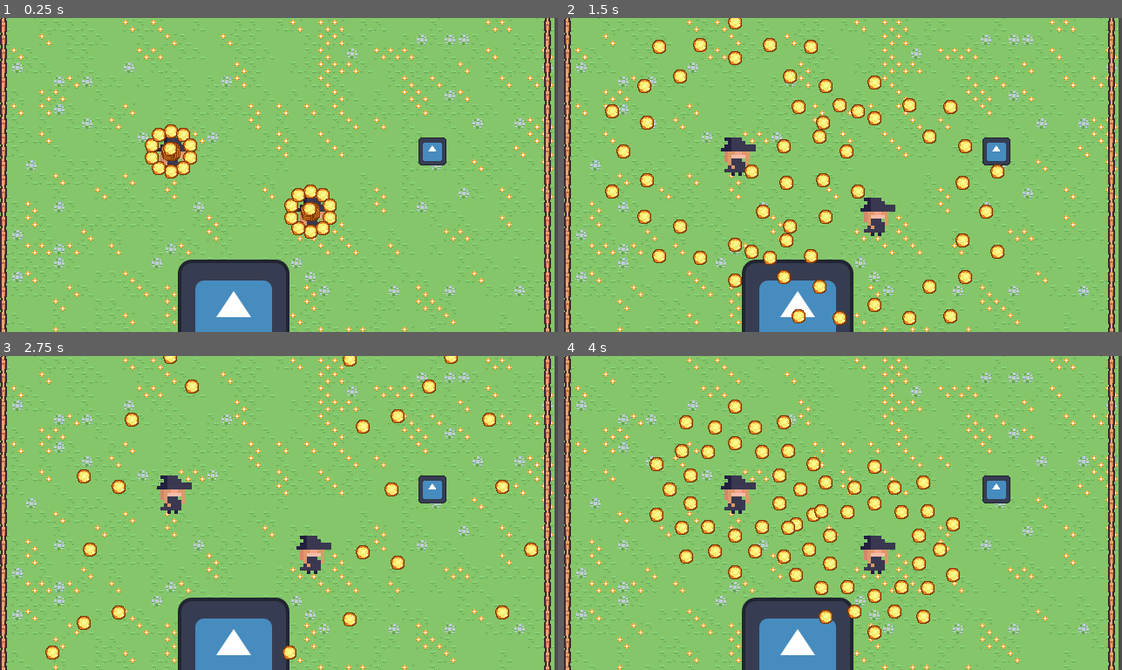
Above: before the commit, frames 1-4 (two rows, left to right).
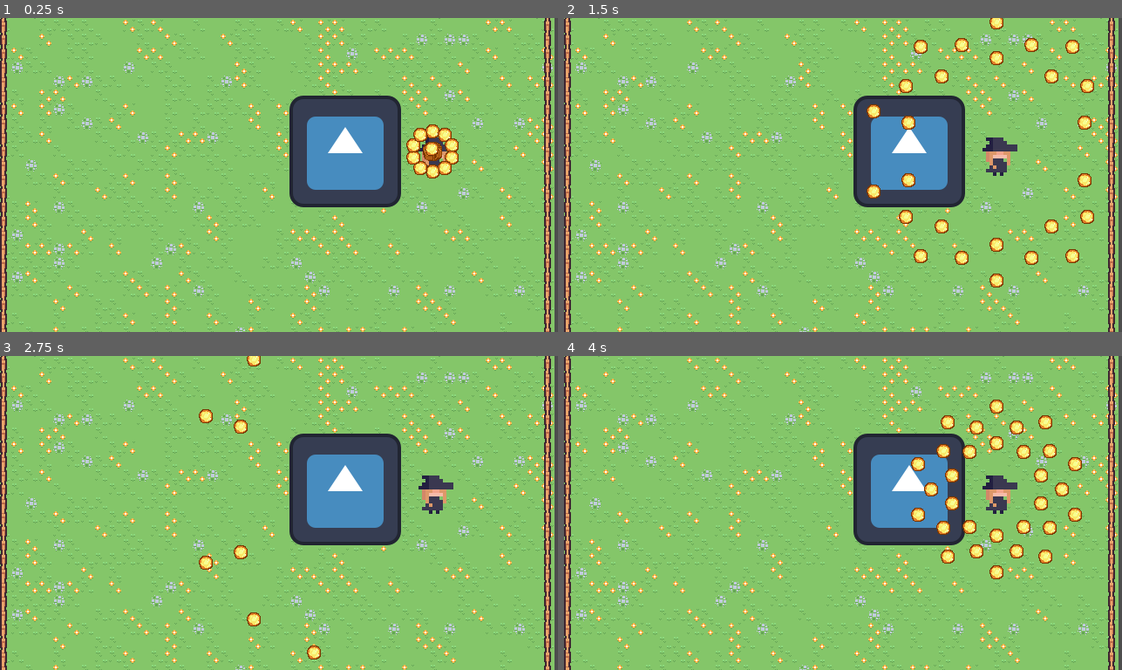
Above: after the commit, the same moments.

Repository: Ena-ki/Buglike
Game: Godot game, scene res://scenes/game/game.tscn
The game is run twice, just before and just after one commit, with the same random seed, the same clock (stepped at 60 frames per second) and the same inputs. The engine's default icon, where the game draws it, is replaced by a stand-in: a white triangle on a blue panel in a dark square.
Inputs:
- Up to frame 1 (0.25 s): no input
- Up to frame 2 (1.5 s): tap Enter (ui_accept) at 0.5, 0.6, 0.77, 1.07, 1.35 s
- Up to frame 3 (2.75 s): tap Enter (ui_accept) at 1.52, 1.82, 2.1 s
- Up to frame 4 (4 s): tap Enter (ui_accept) at 2.85, 3.02, 3.32, 3.6, 3.77 s

The runs differ from the first frame. In frame 1, 15% of the frame differs, in the area x 25-83%, y 24-100%; in frame 2, 19%; in frame 3, 15%; in frame 4, 20%, in the area x 15-93%, y 13-100%.

Commit message:
오류수정 및 스킬2 완성

Diff:
--- a/scenes/boss/boss.tscn
+++ b/scenes/boss/boss.tscn
@@ -28,8 +28,9 @@
 [node name="BossAbility1" parent="." instance=ExtResource("3_atjq5")]
 projectile_scene = ExtResource("4_0xsra")
 
-[node name="StateMachine" type="Node" parent="."]
+[node name="StateMachine" type="Node" parent="." node_paths=PackedStringArray("initial_state")]
 script = ExtResource("5_dlpkd")
+initial_state = NodePath("Idle")
 metadata/_custom_type_script = "uid://cspsulj7rn1ts"
 
 [node name="Died" type="Node" parent="StateMachine"]
--- a/scenes/game/game.tscn
+++ b/scenes/game/game.tscn
@@ -1,9 +1,7 @@
-[gd_scene load_steps=5 format=3 uid="uid://bp5qp4h7nvx2k"]
+[gd_scene load_steps=3 format=3 uid="uid://bp5qp4h7nvx2k"]
 
 [ext_resource type="Script" uid="uid://8ndepm6glc8c" path="res://scripts/game.gd" id="1_0sr1o"]
 [ext_resource type="PackedScene" uid="uid://bx2nloye6f0vx" path="res://scenes/levels/level_1.tscn" id="1_sul5r"]
-[ext_resource type="PackedScene" uid="uid://eyrcgijxb4gq" path="res://scenes/player/player.tscn" id="4_kelw5"]
-[ext_resource type="PackedScene" uid="uid://n12dsxsgx66h" path="res://scenes/boss/boss.tscn" id="4_lfrn8"]
 
 [node name="Game" type="Node"]
 script = ExtResource("1_0sr1o")
@@ -15,9 +13,3 @@
 
 [node name="Level1" parent="." instance=ExtResource("1_sul5r")]
 metadata/_edit_lock_ = true
-
-[node name="Player" parent="." instance=ExtResource("4_kelw5")]
-position = Vector2(272, 388)
-
-[node name="Boss" parent="." instance=ExtResource("4_lfrn8")]
-position = Vector2(360, 269)
--- a/scenes/levels/level_1.tscn
+++ b/scenes/levels/level_1.tscn
@@ -1,7 +1,7 @@
 [gd_scene load_steps=4 format=4 uid="uid://bx2nloye6f0vx"]
 
 [ext_resource type="TileSet" uid="uid://c4cfirdwuhs1" path="res://res/tile sets/tileset.tres" id="1_ksju7"]
-[ext_resource type="PackedScene" uid="uid://eyrcgijxb4gq" path="res://scenes/player/player.tscn" id="2_nsrm0"]
+[ext_resource type="PackedScene" uid="uid://eyrcgijxb4gq" path="res://scenes/player/classes/player.tscn" id="2_nsrm0"]
 [ext_resource type="PackedScene" uid="uid://n12dsxsgx66h" path="res://scenes/boss/boss.tscn" id="3_nsrm0"]
 
 [node name="Level1" type="Node2D"]
@@ -14,10 +14,9 @@
 tile_map_data = PackedByteArray("AAAAABwAAAALAAQAAAAnABwAAAAIAAQAAAAnABsAAAALAAQAAAAnABoAAAAIAAQAAAAnABkAAAALAAQAAAAnAB …(2416 unchanged characters)…
 tile_set = ExtResource("1_ksju7")
 
+[node name="Boss" parent="." instance=ExtResource("3_nsrm0")]
+position = Vector2(500, 200)
+
 [node name="Player" parent="." instance=ExtResource("2_nsrm0")]
-position = Vector2(500, 200)
-scale = Vector2(0.25, 0.25)
+position = Vector2(400, 200)
 player_number = 1
-
-[node name="Boss" parent="." instance=ExtResource("3_nsrm0")]
-position = Vector2(200, 200)
--- a/scenes/levels/test_level.tscn
+++ b/scenes/levels/test_level.tscn
@@ -1,6 +1,6 @@
 [gd_scene load_steps=2 format=3 uid="uid://bwbsj7yjydvy0"]
 
-[ext_resource type="PackedScene" uid="uid://eyrcgijxb4gq" path="res://scenes/player/player.tscn" id="1_jbqir"]
+[ext_resource type="PackedScene" uid="uid://eyrcgijxb4gq" path="res://scenes/player/classes/player.tscn" id="1_jbqir"]
 
 [node name="TestLevel" type="Node2D"]
 
--- /dev/null
+++ b/scenes/player/classes/player.tscn
@@ -0,0 +1,40 @@
+[gd_scene load_steps=8 format=3 uid="uid://eyrcgijxb4gq"]
+
+[ext_resource type="Script" uid="uid://c0gu0i0i661ml" path="res://scripts/player/player.gd" id="1_ftvqt"]
+[ext_resource type="Script" uid="uid://cspsulj7rn1ts" path="res://scripts/utilities/state_machine.gd" id="2_b545k"]
+[ext_resource type="Script" uid="uid://bodqv4t1h7xfi" path="res://scripts/player/states/player_states/idle.gd" id="3_2w0l0"]
+[ext_resource type="Script" uid="uid://dunlobgsiby58" path="res://scripts/player/states/player_states/walking.gd" id="4_wgtmg"]
+[ext_resource type="Script" uid="uid://crcegpih1b8uj" path="res://scripts/player/states/player_states/died.gd" id="5_0q51r"]
+[ext_resource type="Script" uid="uid://jl8t07k8n5r4" path="res://scripts/player/states/player_states/damaged.gd" id="6_neo2s"]
+
+[sub_resource type="CircleShape2D" id="CircleShape2D_avlhq"]
+radius = 12.0416
+
+[node name="Player" type="CharacterBody2D" node_paths=PackedStringArray("state_machine")]
+script = ExtResource("1_ftvqt")
+player_number = 2
+state_machine = NodePath("StateMachine")
+
+[node name="CollisionShape2D" type="CollisionShape2D" parent="."]
+shape = SubResource("CircleShape2D_avlhq")
+
+[node name="StateMachine" type="Node" parent="." node_paths=PackedStringArray("initial_state")]
+script = ExtResource("2_b545k")
+initial_state = NodePath("Idle")
+metadata/_custom_type_script = "uid://cspsulj7rn1ts"
+
+[node name="Idle" type="Node" parent="StateMachine"]
+script = ExtResource("3_2w0l0")
+metadata/_custom_type_script = "uid://bodqv4t1h7xfi"
+
+[node name="Walking" type="Node" parent="StateMachine"]
+script = ExtResource("4_wgtmg")
+metadata/_custom_type_script = "uid://dunlobgsiby58"
+
+[node name="Died" type="Node" parent="StateMachine"]
+script = ExtResource("5_0q51r")
+metadata/_custom_type_script = "uid://crcegpih1b8uj"
+
+[node name="Damaged" type="Node" parent="StateMachine"]
+script = ExtResource("6_neo2s")
+metadata/_custom_type_script = "uid://jl8t07k8n5r4"
--- a/scenes/player/player.tscn
+++ /dev/null
@@ -1,42 +0,0 @@
-[gd_scene load_steps=9 format=3 uid="uid://eyrcgijxb4gq"]
-
-[ext_resource type="Script" uid="uid://c0gu0i0i661ml" path="res://scripts/player/player.gd" id="1_avlhq"]
-[ext_resource type="PackedScene" uid="uid://bavmnvrdmt2ec" path="res://scenes/player/classes/warrior_player_class.tscn" id="2_0owmy"]
-[ext_resource type="Script" uid="uid://cspsulj7rn1ts" path="res://scripts/utilities/state_machine.gd" id="5_qek5x"]
-[ext_resource type="Script" uid="uid://bodqv4t1h7xfi" path="res://scripts/player/states/player_states/idle.gd" id="6_5gtgg"]
-[ext_resource type="Script" uid="uid://dunlobgsiby58" path="res://scripts/player/states/player_states/walking.gd" id="7_h17s1"]
-[ext_resource type="Script" uid="uid://crcegpih1b8uj" path="res://scripts/player/states/player_states/died.gd" id="8_qek5x"]
-[ext_resource type="Script" uid="uid://jl8t07k8n5r4" path="res://scripts/player/states/player_states/damaged.gd" id="9_5gtgg"]
-
-[sub_resource type="CircleShape2D" id="CircleShape2D_avlhq"]
-radius = 12.0416
-
-[node name="Player" type="CharacterBody2D" node_paths=PackedStringArray("state_machine")]
-script = ExtResource("1_avlhq")
-player_number = 2
-player_class_scene = ExtResource("2_0owmy")
-state_machine = NodePath("StateMachine")
-
-[node name="CollisionShape2D" type="CollisionShape2D" parent="."]
-shape = SubResource("CircleShape2D_avlhq")
-
-[node name="StateMachine" type="Node" parent="." node_paths=PackedStringArray("initial_state")]
-script = ExtResource("5_qek5x")
-initial_state = NodePath("Idle")
-metadata/_custom_type_script = "uid://cspsulj7rn1ts"
-
-[node name="Idle" type="Node" parent="StateMachine"]
-script = ExtResource("6_5gtgg")
-metadata/_custom_type_script = "uid://bodqv4t1h7xfi"
-
-[node name="Walking" type="Node" parent="StateMachine"]
-script = ExtResource("7_h17s1")
-metadata/_custom_type_script = "uid://dunlobgsiby58"
-
-[node name="Died" type="Node" parent="StateMachine"]
-script = ExtResource("8_qek5x")
-metadata/_custom_type_script = "uid://crcegpih1b8uj"
-
-[node name="Damaged" type="Node" parent="StateMachine"]
-script = ExtResource("9_5gtgg")
-metadata/_custom_type_script = "uid://jl8t07k8n5r4"
--- a/scripts/player/abilities/warrior_ability_1.gd
+++ b/scripts/player/abilities/warrior_ability_1.gd
@@ -4,7 +4,7 @@
 
 # Skill properties
 const ATTACK_OFFSET = 50.0
-const KNOCKBACK_SPEED = 300.0#넉속도
+const KNOCKBACK_SPEED = 300.0#넉백속도
 const KNOCKBACK_DURATION = 0.5#넉백지속시간
 
 var is_dashing = false
--- a/scripts/player/player.gd
+++ b/scripts/player/player.gd
@@ -1,7 +1,7 @@
 class_name Player extends Entity
 
 @export var player_number : Enums.PlayerNumber = Enums.PlayerNumber.PLAYER_1
-@export var player_class_scene : PackedScene = preload("res://scenes/player/classes/mage_player_class.tscn")
+@export var player_class_scene : PackedScene = preload("res://scenes/player/classes/warrior_player_class.tscn")
 @export var state_machine : StateMachine
 
 var player_class : PlayerClass
@@ -18,13 +18,12 @@
     push_error("Player has no player_class_scene assigned!")
 
 func _physics_process(delta: float) -> void:
-
   if not is_instance_valid(player_class):
     return
 
-  if Input.is_action_just_pressed("ui_accept"):
-    damage(20)
-    print(health)
+  # if Input.is_action_just_pressed("ui_accept"):
+    #damage(20)
+    #print(health)
 
   if state_machine.current_state.name != "Died":
     var current_input_direction = Vector2.ZERO # Use a new variable for raw input
--- a/scripts/player/states/player_states/died.gd
+++ b/scripts/player/states/player_states/died.gd
@@ -1,6 +1,7 @@
 class_name Died extends PlayerState
 
 func enter():
+  print("died")#debug
   owner.velocity = Vector2.ZERO
   owner.can_move = false
   owner.is_invunderable = true
--- a/scripts/player/states/player_states/idle.gd
+++ b/scripts/player/states/player_states/idle.gd
@@ -4,5 +4,9 @@
 
 
 func update(delta : float):
+  if owner.health <= 0:
+    emit_signal("transition", self, "Died")
+
+
   if owner.velocity.length() >= 1.0:
     emit_signal("transition", self, "walking")
--- a/scripts/utilities/entity.gd
+++ b/scripts/utilities/entity.gd
@@ -13,5 +13,6 @@
 func damage(damage : float):
   health -= damage
   emit_signal("damaged", damage)
+
   if health <= 0:
     emit_signal("died")
--- a/scripts/utilities/state_machine.gd
+++ b/scripts/utilities/state_machine.gd
@@ -20,6 +20,7 @@
     current_state.enter()
   else:
     current_state = states[states.keys()[0]]
+    print("StateMachine._ready - No Initial State, using first:", current_state.name)
     current_state.enter()
 
 
